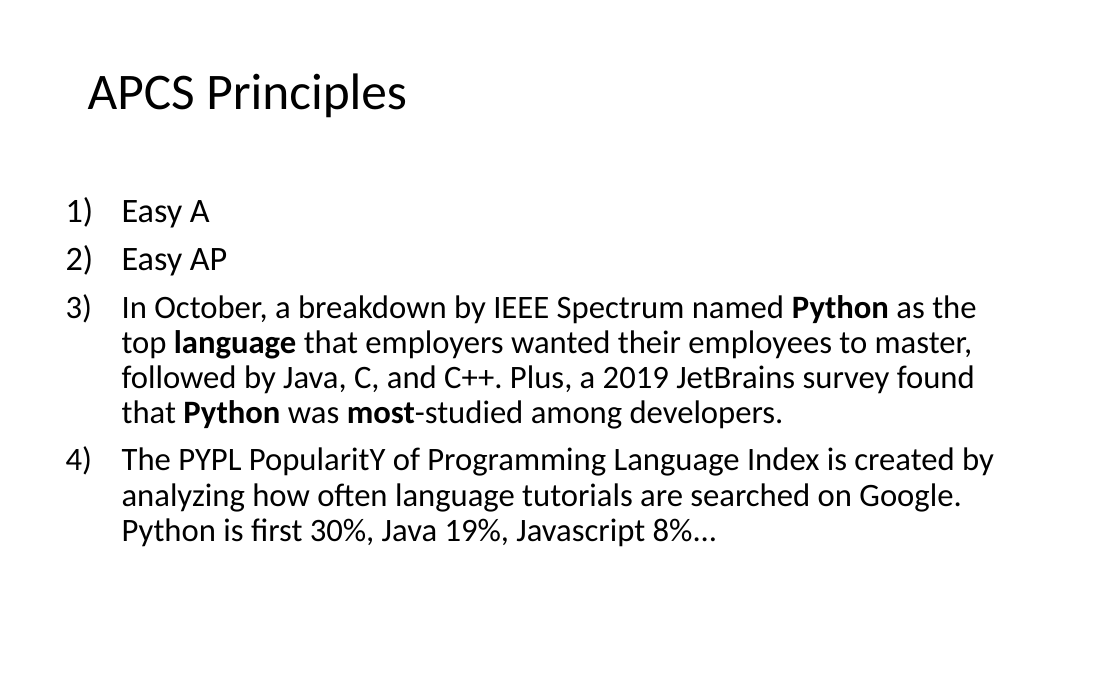
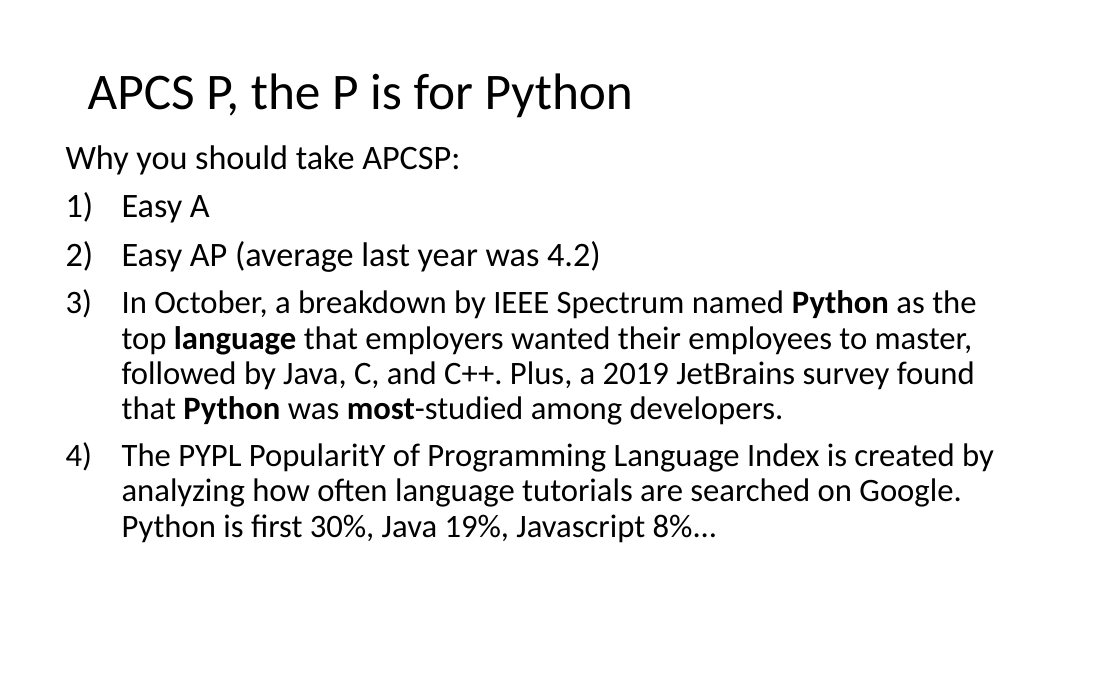
Before and after one commit to LongBaoNguyen/longbaonguyen.github.io, a slide deck: slide 2 of courses/apcsp/apcspwhy.pptx. Drawn at 1120x700 pixels with LibreOffice and Linux fonts; fonts in the diff are those of the drawing; background and template pictures are left out. Boxes give left, top, right and bottom in pixels: in the first picture for what was removed or moved away, otherwise in the second. Text is boxed around its words. In the diff, an @@ line names an element or a change of style, - is before the commit and + after.

```diff
--- a/courses/apcsp/apcspwhy.pptx
+++ b/courses/apcsp/apcspwhy.pptx
@@ title at [88,73,633,118]: text changed @@
-APCS Principles
+APCS P, the P is for Python
@@ text at [66,145,460,175]: paragraph added @@
+Why you should take APCSP:
@@ text at [122,241,601,272]: text changed @@
-2) Easy AP
+2) Easy AP (average last year was 4.2)
```
Also in this commit, not shown: 3 slides added, 10 other files.
